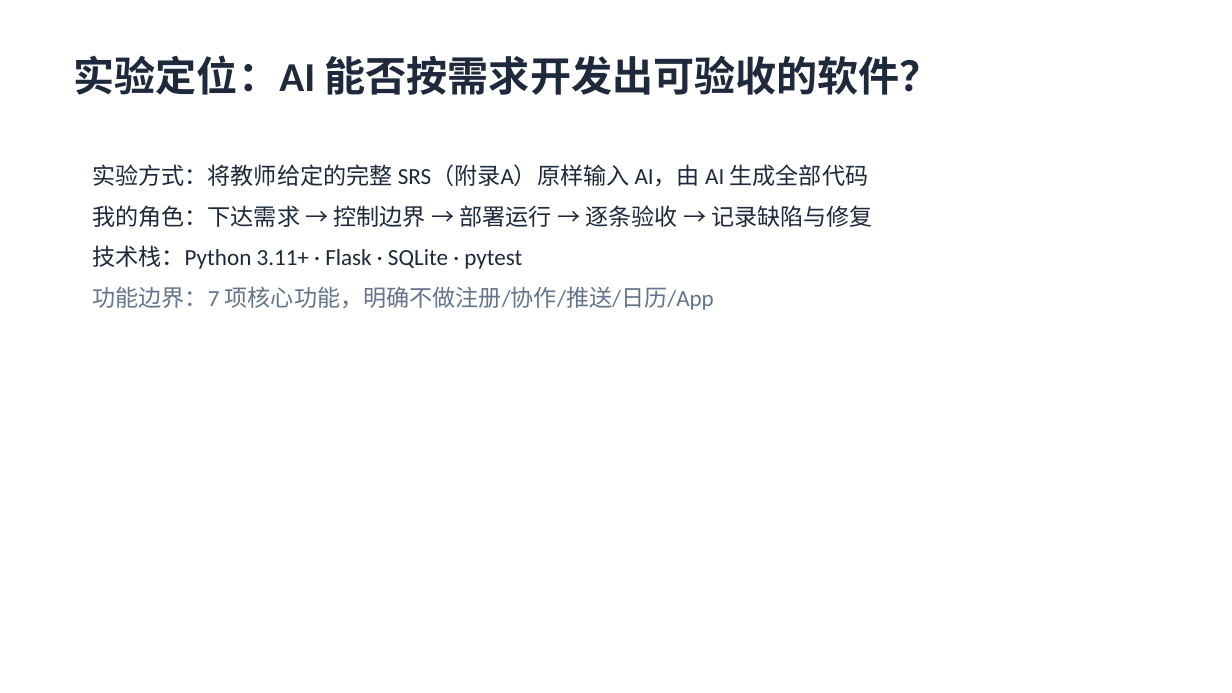
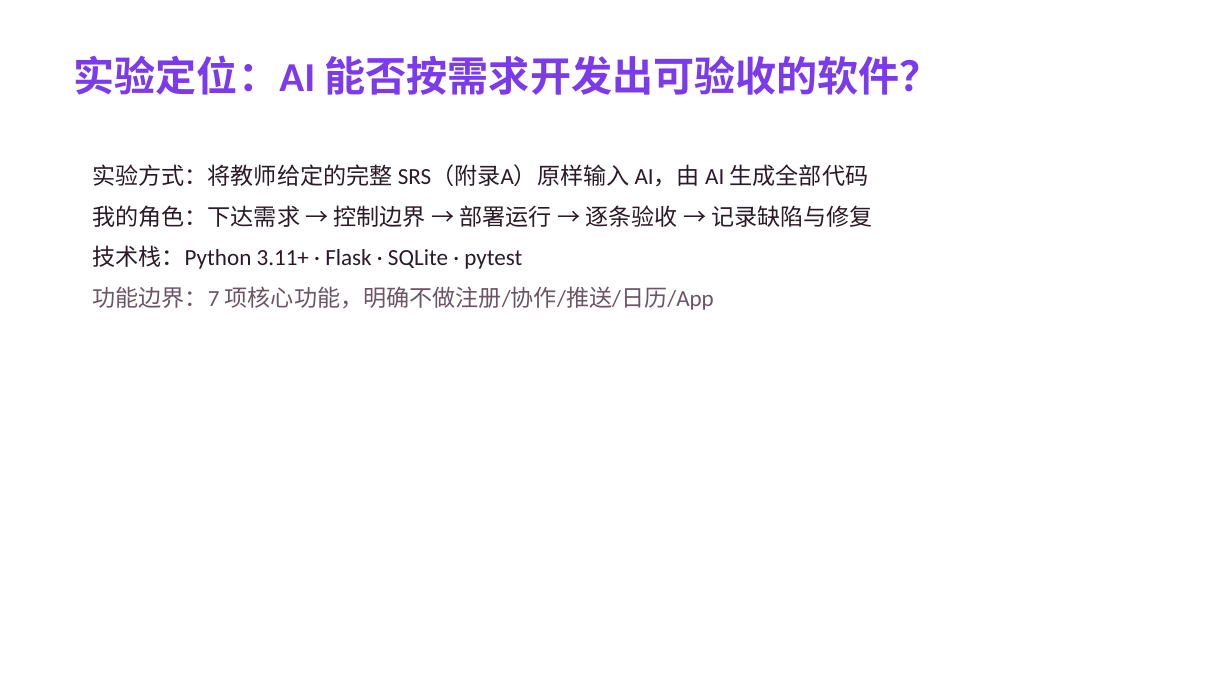
Before and after one commit to cql123-love/study-task, a slide deck: slide 2 of docs/实验一演示PPT.pptx. Drawn at 1232x693 pixels with LibreOffice and Linux fonts; fonts in the diff are those of the drawing. Boxes give left, top, right and bottom in pixels: in the first picture for what was removed or moved away, otherwise in the second. Text is boxed around its words. In the diff, an @@ line names an element or a change of style, - is before the commit and + after.

Commit message:
feat: 界面品牌化改版——CQL's World 粉色主题
- 品牌名改为 CQL's World（项目代号 StudyTask 保留），粉紫渐变视觉体系
- 首页新增渐变 Hero 欢迎横幅，统计卡片加顶部渐变描边与渐变数字
- 全局圆角体系 16px 卡片 + 999px 胶囊按钮，表单聚焦粉色光晕
- 空状态/详情/删除页文案品牌化（🌸 / ✦ / 💔）
- 同步更新 README、验收表、作业提交说明、实验报告、演示PPT
- AI_DEV_LOG 记录问题4（改版文案引发测试断言失败→同步断言后13条全过）

```diff
--- a/docs/实验一演示PPT.pptx
+++ b/docs/实验一演示PPT.pptx
@@ text "实验定位：AI 能否按需求开发出可验收的软件？" at [74, 55, 941, 95]: text colour #1E293B to #7C3AED @@
@@ text "实验方式：将教师给定的完整 SRS（附录A）原样输入 AI，由 AI 生成全部代码" at [92, 164, 873, 310]: text colour #1E293B to #2B1B28 in "实验方式：将教师给定的完整 SRS（附录A）原样输入 AI，由 AI 生成全部代码", "我的角色：下达需求 → 控制边界 → 部署运行 → 逐条验收 ...", "技术栈：Python 3.11+ · Flask · SQLite · ..."; text colour #64748B to #6B5566 in "功能边界：7 项核心功能，明确不做注册/协作/推送/日历/App" @@
```
Also in this commit, not shown: 6 other slides changed, 12 other files.
